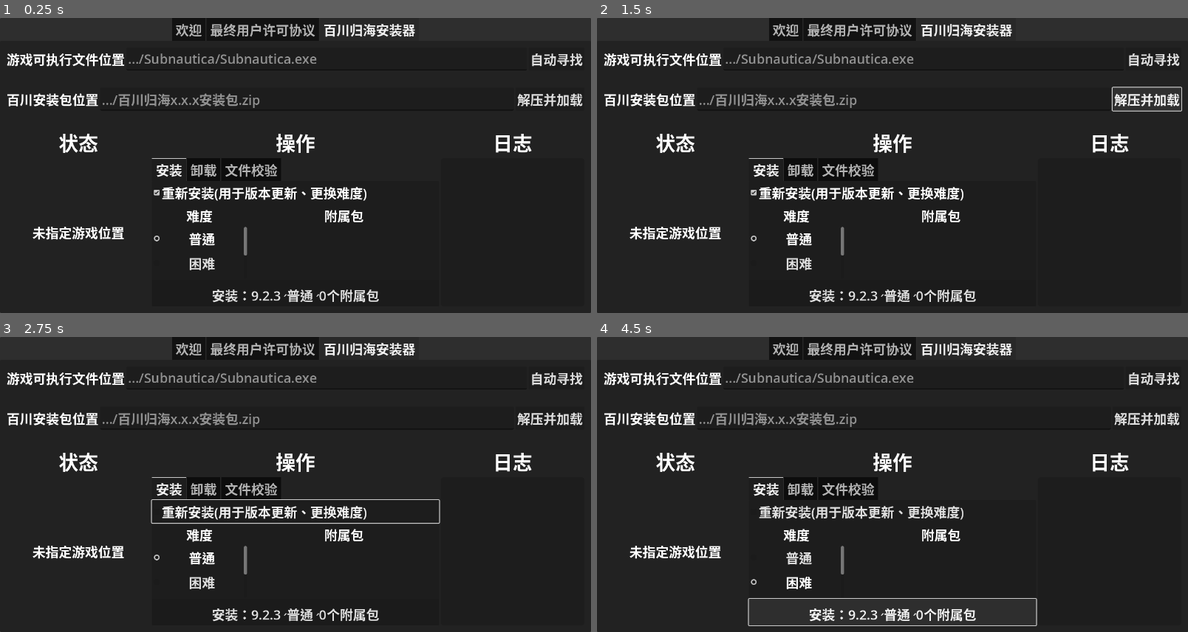
Above: before the commit, frames 1-4 (two rows, left to right).
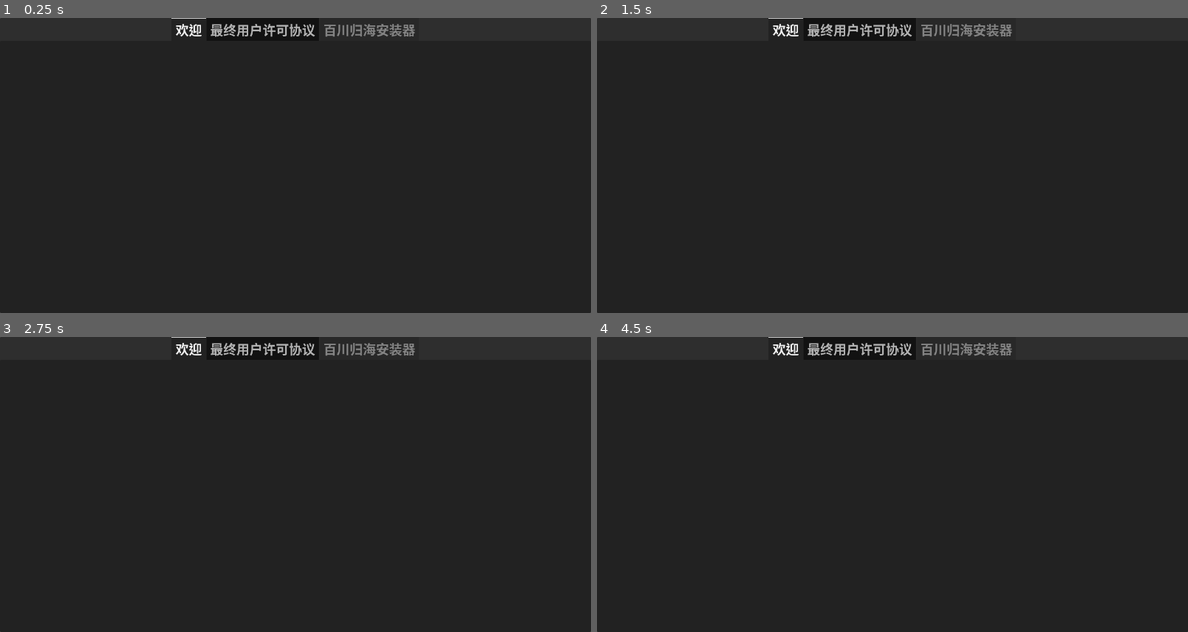
Above: after the commit, the same moments.

Repository: bocai-bca/BaiChuanHUB
Game: Godot game, scene res://contents/main_earlymenu/main_earlymenu.tscn
The game is run twice, just before and just after one commit, with the same random seed, the same clock (stepped at 60 frames per second) and the same inputs.
Inputs (mouse positions are in pixels of both pictures, inside the frame that each line leads up to):
- Up to frame 1 (0.25 s): no input
- Up to frame 2 (1.5 s): click (1152, 59) at 0.5 s, where only the run before the commit has a clickable "自动寻找"; click (1146, 100) at 1.25 s, where only the run before the commit has a clickable "解压并加载"
- Up to frame 3 (2.75 s): click (295, 511) at 2 s, where only the run before the commit has a clickable "重新安装(用于版本更新、更换难度)"
- Up to frame 4 (4.5 s): click (792, 558) at 2.75 s, where only the run before the commit has a clickable "普通"; click (792, 581) at 3.5 s, where only the run before the commit has a clickable "困难"; click (792, 605) at 4.25 s, where only the run before the commit has a clickable "极难"

The runs differ from the first frame. In frame 1, 6.4% of the frame differs, in the area x 1-99%, y 0-97%; in frame 2, 6.6%; in frame 3, 6.8%; in frame 4, 6.7%.

Commit message:
Update main_earlymenu.tscn

Diff:
--- a/contents/main_earlymenu/main_earlymenu.tscn
+++ b/contents/main_earlymenu/main_earlymenu.tscn
@@ -22,11 +22,10 @@
 layout_mode = 2
 theme = ExtResource("1_kq37u")
 tab_alignment = 1
-current_tab = 2
+current_tab = 0
 tab_focus_mode = 0
 
 [node name="Welcome" type="Control" parent="TabContainer"]
-visible = false
 layout_mode = 2
 metadata/_tab_index = 0
 
@@ -73,6 +72,7 @@
 size_flags_horizontal = 3
 
 [node name="Installer" type="ScrollContainer" parent="TabContainer"]
+visible = false
 layout_mode = 2
 metadata/_tab_index = 2
 
